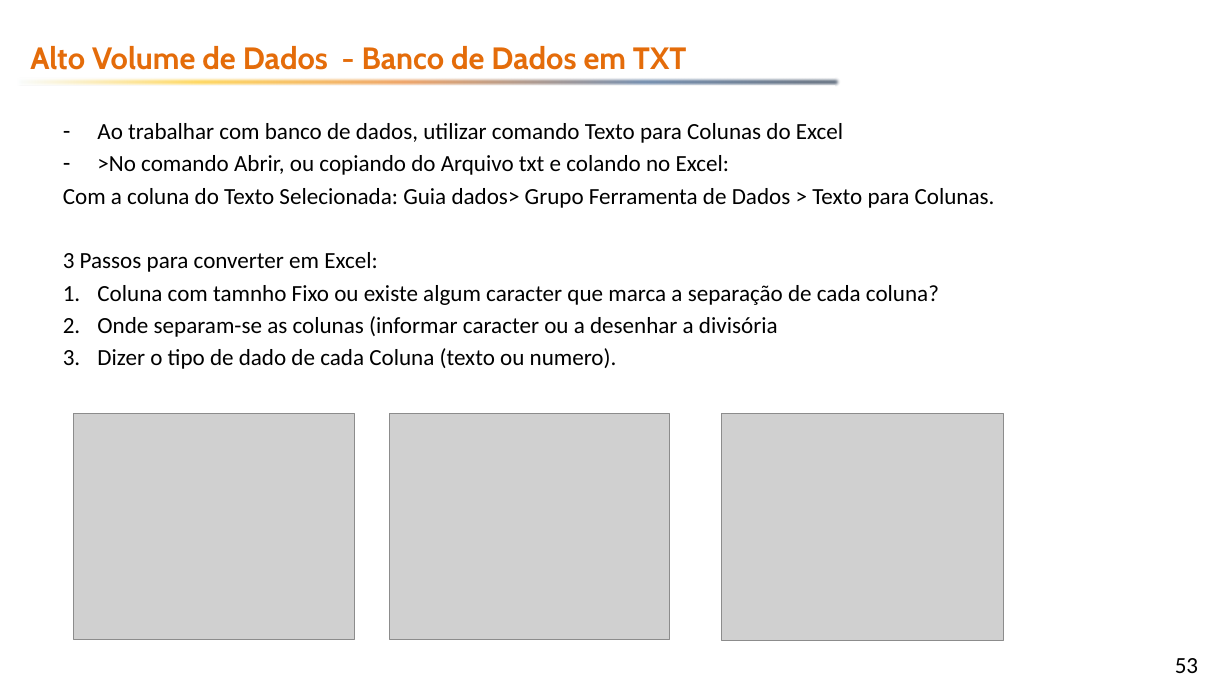
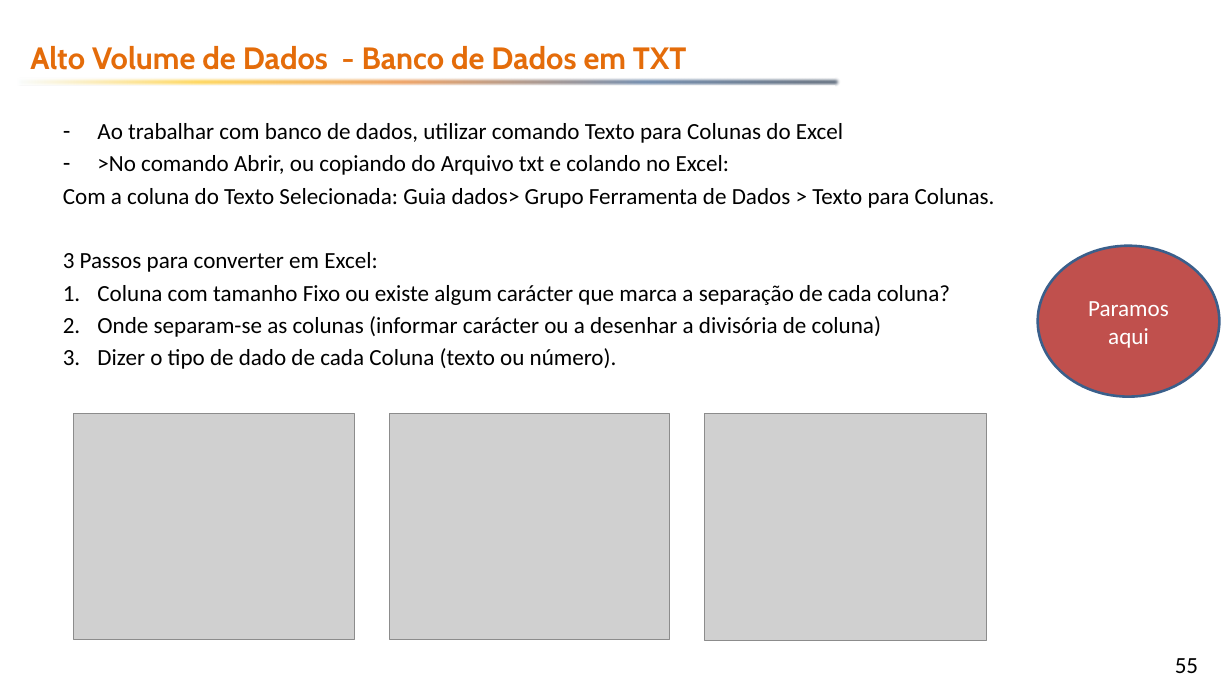
Before and after one commit to emerson-fenrir/Excel_Basico, a slide deck: slide 55 of Professor/Aula3.pptx (slide 53 before the commit). Drawn at 1232x693 pixels with LibreOffice and Linux fonts; fonts in the diff are those of the drawing; grey boxes stand for pictures; background and template pictures are left out. Boxes give left, top, right and bottom in pixels: in the first picture for what was removed or moved away, otherwise in the second. Text is boxed around its words. In the diff, an @@ line names an element or a change of style, - is before the commit and + after.

```diff
--- a/Professor/Aula3.pptx
+++ b/Professor/Aula3.pptx
@@ ellipse added at [1038,246,1220,396], fill #C0504D, outline #3A5F8C 2 pt, 18 pt, text #FFFFFF @@
+Paramos aqui
@@ text at [97,285,950,369]: text changed @@
-1. Coluna com tamnho Fixo ou existe algum caracter que marca a separação de cada coluna?
-2. Onde separam-se as colunas (informar caracter ou a desenhar a divisória
-3. Dizer o tipo de dado de cada Coluna (texto ou numero).
+1. Coluna com tamanho Fixo ou existe algum carácter que marca a separação de cada coluna?
+2. Onde separam-se as colunas (informar carácter ou a desenhar a divisória de coluna)
+3. Dizer o tipo de dado de cada Coluna (texto ou número).
@@ picture: place and size @@
-picture at [722,414,1004,640]
+picture at [705,414,987,640]
@@ page number at [1175,658,1198,673]: text changed @@
-53
+55
```
Also in this commit, not shown: 2 other slides changed, 2 slides added, 3 other files.
